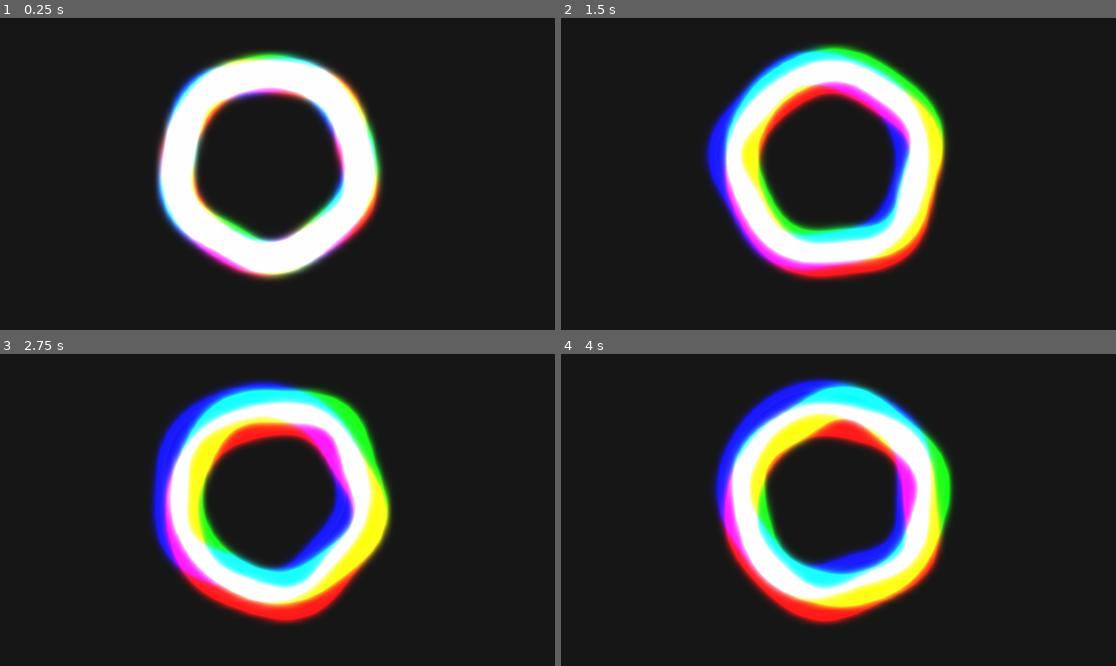
Above: before the commit, frames 1-4 (two rows, left to right).
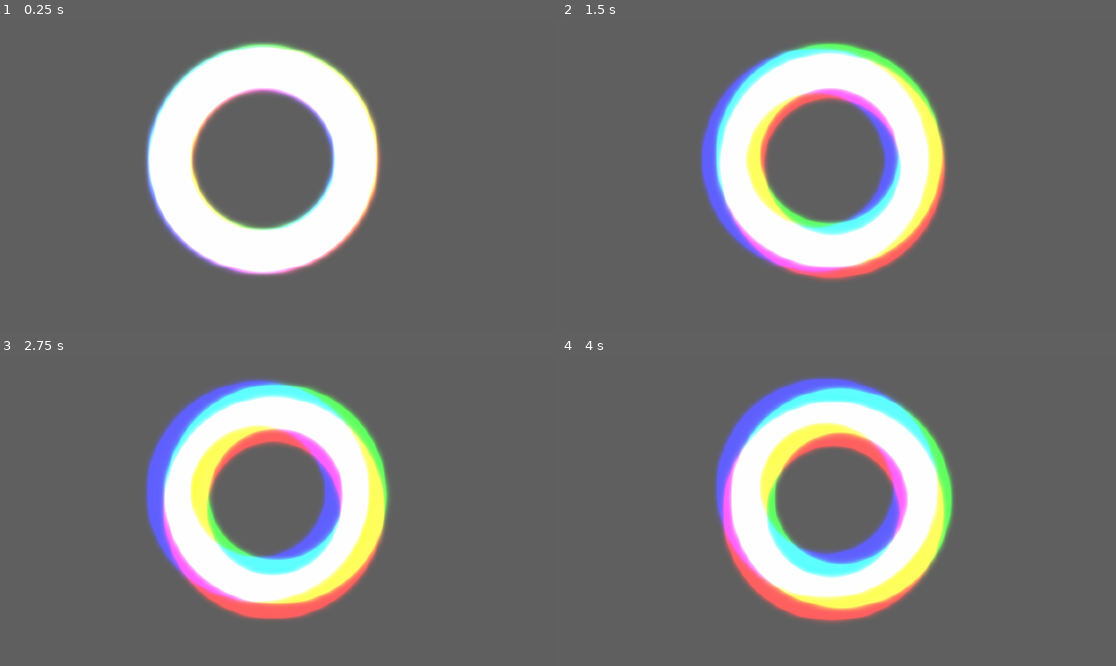
Above: after the commit, the same moments.

Repository: LeftCircle/FxPlayground
Game: Godot game, scene res://main.tscn
Same seed, same stepped clock (60 frames per second), same inputs: the game is played once before the commit and once after it. The engine's default icon, where the game draws it, is replaced by a stand-in: a white triangle on a blue panel in a dark square.
Inputs (mouse positions are in pixels of both pictures, inside the frame that each line leads up to):
- Up to frame 1 (0.25 s): no input
- Up to frame 2 (1.5 s): tap Enter at 0.5 s; move the mouse to (960, 158) at 0.52 s; tap Shift at 0.6 s; click (960, 158) at 0.67 s; drag from (727, 189) to (810, 236) at 1.27 s
- Up to frame 3 (2.75 s): move the mouse to (333, 441) at 2.02 s; tap Shift at 2.1 s; click (333, 441) at 2.17 s
- Up to frame 4 (4 s): drag from (810, 572) to (672, 463) at 2.77 s; move the mouse to (1005, 556) at 3.52 s; tap Shift at 3.6 s; click (1005, 556) at 3.67 s

The runs differ from the first frame. In frame 1, 91% of the frame differs, in the area x 0-100%, y 0-100%; in frame 2, 94%; in frame 3, 95%; in frame 4, 95%.

Commit message:
more circle backgrounds

Diff:
--- a/main.tscn
+++ b/main.tscn
@@ -1,7 +1,8 @@
-[gd_scene load_steps=5 format=3 uid="uid://dm2y4l68pmrnd"]
+[gd_scene load_steps=7 format=3 uid="uid://dm2y4l68pmrnd"]
 
 [ext_resource type="Shader" path="res://resources/shaders/noise_circle.gdshader" id="1_55s3j"]
 [ext_resource type="Texture2D" uid="uid://cwcqt0fiexpog" path="res://icon.svg" id="2_pjwce"]
+[ext_resource type="Shader" path="res://resources/shaders/circle_variations/just_noise_circles.gdshader" id="3_wrdx3"]
 
 [sub_resource type="ShaderMaterial" id="ShaderMaterial_vtgbp"]
 shader = ExtResource("1_55s3j")
@@ -10,12 +11,23 @@
 shader_parameter/color_3 = Color(0, 0, 255, 1)
 shader_parameter/spin_speed = 0.363
 
+[sub_resource type="ShaderMaterial" id="ShaderMaterial_yit1h"]
+shader = ExtResource("3_wrdx3")
+shader_parameter/color_1 = Color(255, 0, 0, 1)
+shader_parameter/color_2 = Color(0, 255, 0, 1)
+shader_parameter/color_3 = Color(0, 0, 255, 1)
+shader_parameter/spin_speed = 0.25
+
 [sub_resource type="Environment" id="Environment_iwu6f"]
 background_mode = 3
 glow_enabled = true
 glow_normalized = true
-glow_strength = 0.26
+glow_intensity = 4.59
+glow_strength = 0.37
+glow_mix = 0.065
+glow_bloom = 0.66
 glow_blend_mode = 4
+glow_map_strength = 0.67
 
 [node name="main" type="Node"]
 
@@ -41,7 +53,13 @@
 grow_vertical = 2
 
 [node name="Sprite2D" type="Sprite2D" parent="Control"]
+visible = false
 material = SubResource("ShaderMaterial_vtgbp")
+scale = Vector2(4, 4)
+texture = ExtResource("2_pjwce")
+
+[node name="Sprite2D2" type="Sprite2D" parent="Control"]
+material = SubResource("ShaderMaterial_yit1h")
 scale = Vector2(4, 4)
 texture = ExtResource("2_pjwce")
 
--- /dev/null
+++ b/resources/shaders/circle_variations/just_noise_circles.gdshader
@@ -0,0 +1,86 @@
+shader_type canvas_item;
+
+uniform vec3 color_1 : source_color= vec3(255,0,0);
+uniform vec3 color_2 : source_color= vec3(0,255,0);
+uniform vec3 color_3 : source_color= vec3(0,0,255);
+uniform float spin_speed : hint_range(0.0, 1.0, 0.011) = 0.25;
+
+vec2 random2(vec2 st){
+    st = vec2( dot(st,vec2(127.1,311.7)),
+              dot(st,vec2(269.5,183.3)) );
+    return -1.0 + 2.0*fract(sin(st)*43758.5453123);
+}
+
+// Gradient Noise by Inigo Quilez - iq/2013
+// https://www.shadertoy.com/view/XdXGW8
+float noise(vec2 st) {
+    vec2 i = floor(st);
+    vec2 f = fract(st);
+
+    vec2 u = f*f*(3.0-2.0*f);
+
+    return mix( mix( dot( random2(i + vec2(0.0,0.0) ), f - vec2(0.0,0.0) ),
+                     dot( random2(i + vec2(1.0,0.0) ), f - vec2(1.0,0.0) ), u.x),
+                mix( dot( random2(i + vec2(0.0,1.0) ), f - vec2(0.0,1.0) ),
+                     dot( random2(i + vec2(1.0,1.0) ), f - vec2(1.0,1.0) ), u.x), u.y);
+}
+
+mat2 rotate2d(float _angle){
+    return mat2(vec2(cos(_angle), sin(_angle)), vec2(-sin(_angle), cos(_angle)));
+}
+float shape(vec2 st, float radius, float t_offset, float freq_mod, float speed) {
+	st = vec2(0.5)-st;
+    float r = length(st)*2.0;
+    float a = atan(st.y,st.x);
+    //float m = abs(mod(a+TIME*2.,3.14*2.)-3.14)/3.6;
+	float m = 0.0;
+    // Creates the circle! 1.-smoothstep(f,f+0.007,r);
+	float f = radius;
+    m = noise(st+TIME*0.1)*.15;
+    // a *= 1.+abs(atan(TIME*0.2))*.1;
+    // a *= 1.+noise(st+TIME*0.1)*0.1;
+    // sin(a*5.0) creates the flower shape
+	// noise(st+TIME*.2)*.1 causes distortion
+	//f += sin(a*5.0)*noise(st+TIME*.2)*.1;
+
+
+	//f += (sin(a*10.0));//*.1*pow(m,2.));
+    f += m;
+	// adds the wiggle
+	//f += 0.1 * pow(m, 1.0);
+	return 1.-smoothstep(f,f+0.007,r);
+}
+
+float shapeBorder(vec2 st, float radius, float width, float t_offset, float freq_mod, float speed) {
+    return shape(st,radius, t_offset, freq_mod, speed) - shape(st, radius-width, t_offset, freq_mod, speed);
+}
+
+
+void vertex() {
+	// Called for every vertex the material is visible on.
+}
+
+void fragment() {
+	//vec3 color = vec3(1.0) * shapeBorder(UV,0.5,0.1);
+//
+	//COLOR = vec4( 1.-color, 1.0 );
+	vec2 tr1 = 0.1 * vec2(noise(vec2(1.0) * TIME * 0.1), noise(vec2(1.0) * TIME * 0.1));
+	tr1 = rotate2d(TIME * 0.1) * tr1;
+	vec2 uv_1 = UV + tr1;
+	vec2 uv_2 = UV + rotate2d(TIME * 0.2 + 4.0 * PI / 3.0) * tr1;
+	vec2 uv_3 = UV + rotate2d(TIME * 0.3 + 2.0 * PI / 3.0) * tr1;
+
+	vec2 r0 = rotate2d(-TIME * spin_speed) * (vec2(0.5) - uv_1) + vec2(0.5);
+	vec2 r1 = rotate2d(TIME * spin_speed * 1.25) * (vec2(0.5) - uv_2) + vec2(0.5);
+	vec2 r2 = rotate2d(TIME * spin_speed * 1.5) * (vec2(0.5) - uv_3) + vec2(0.5);
+	vec4 ac1 = vec4(color_1, 0.333) * shapeBorder(r0, 0.8, 0.12, 0.0, 2.0, 0.25);
+	vec4 ac2 = vec4(color_2, 0.333) * shapeBorder(r1, 0.8, 0.12, 4.0 * PI / 3.0, 2.0, 0.5);
+	vec4 ac3 = vec4(color_3, 0.333) * shapeBorder(r2, 0.8, 0.12, 2.0 * PI / 3.0, 2.0, spin_speed * 0.75);
+	COLOR = ac1 + ac2 + ac3;
+	COLOR.a = clamp(COLOR.a, 0, 0.8);
+}
+
+//void light() {
+	// Called for every pixel for every light affecting the CanvasItem.
+	// Uncomment to replace the default light processing function with this one.
+//}
--- /dev/null
+++ b/resources/shaders/noise_circle_playground.gdshader
@@ -0,0 +1,77 @@
+shader_type canvas_item;
+
+// Author @patriciogv - 2015
+// http://patriciogonzalezvivo.com
+
+// My own port of this processing code by @beesandbombs
+// https://dribbble.com/shots/1696376-Circle-wave
+
+
+vec2 random2(vec2 st){
+    st = vec2( dot(st,vec2(127.1,311.7)),
+              dot(st,vec2(269.5,183.3)) );
+    return -1.0 + 2.0*fract(sin(st)*43758.5453123);
+}
+
+// Gradient Noise by Inigo Quilez - iq/2013
+// https://www.shadertoy.com/view/XdXGW8
+float noise(vec2 st) {
+    vec2 i = floor(st);
+    vec2 f = fract(st);
+
+    vec2 u = f*f*(3.0-2.0*f);
+
+    return mix( mix( dot( random2(i + vec2(0.0,0.0) ), f - vec2(0.0,0.0) ),
+                     dot( random2(i + vec2(1.0,0.0) ), f - vec2(1.0,0.0) ), u.x),
+                mix( dot( random2(i + vec2(0.0,1.0) ), f - vec2(0.0,1.0) ),
+                     dot( random2(i + vec2(1.0,1.0) ), f - vec2(1.0,1.0) ), u.x), u.y);
+}
+
+mat2 rotate2d(float _angle){
+    return mat2(vec2(cos(_angle), sin(_angle)), vec2(-sin(_angle), cos(_angle)));
+}
+float shape(vec2 st, float radius) {
+	st = vec2(0.5)-st;
+    float r = length(st)*2.0;
+    float a = atan(st.y,st.x);
+    float m = abs(mod(a+TIME*2.,3.14*2.)-3.14)/3.6;
+	m = abs(mod(a + TIME, PI * 2.0) - PI) / 30.6;
+	//float m = 0.0;
+    // Creates the circle! 1.-smoothstep(f,f+0.007,r);
+	float f = radius;
+    //m = noise(st+TIME*0.1)*.5;
+    // a *= 1.+abs(atan(TIME*0.2))*.1;
+    // a *= 1.+noise(st+TIME*0.1)*0.1;
+    // sin(a*5.0) creates the flower shape
+	// noise(st+TIME*.2)*.1 causes distortion
+	//f += sin(a*5.0)*noise(st+TIME*.2)*.1;
+
+
+	//f += (sin(a*10.0)*5.1*pow(m,2.));
+    f += m;
+	// adds the wiggle
+	//f += 0.1 * pow(m, 1.0);
+
+
+	return 1.-smoothstep(f,f+0.007,r);
+}
+
+float shapeBorder(vec2 st, float radius, float width) {
+    return shape(st,radius)-shape(st,radius-width);
+}
+
+
+void vertex() {
+	// Called for every vertex the material is visible on.
+}
+
+void fragment() {
+	vec3 color = vec3(1.0) * shapeBorder(UV,0.5,0.1);
+
+	COLOR = vec4( 1.-color, 1.0 );
+}
+
+//void light() {
+	// Called for every pixel for every light affecting the CanvasItem.
+	// Uncomment to replace the default light processing function with this one.
+//}
--- /dev/null
+++ b/scenes/playground/spinning_circle/sunset.tscn
@@ -0,0 +1,13 @@
+[gd_scene load_steps=4 format=3 uid="uid://uk7dlw7bygbe"]
+
+[ext_resource type="Shader" path="res://resources/shaders/noise_circle_playground.gdshader" id="1_g2gbv"]
+[ext_resource type="Texture2D" uid="uid://cwcqt0fiexpog" path="res://icon.svg" id="2_0qmit"]
+
+[sub_resource type="ShaderMaterial" id="ShaderMaterial_2h7km"]
+shader = ExtResource("1_g2gbv")
+
+[node name="Sunset" type="Node2D"]
+
+[node name="Sprite2D" type="Sprite2D" parent="."]
+material = SubResource("ShaderMaterial_2h7km")
+texture = ExtResource("2_0qmit")
